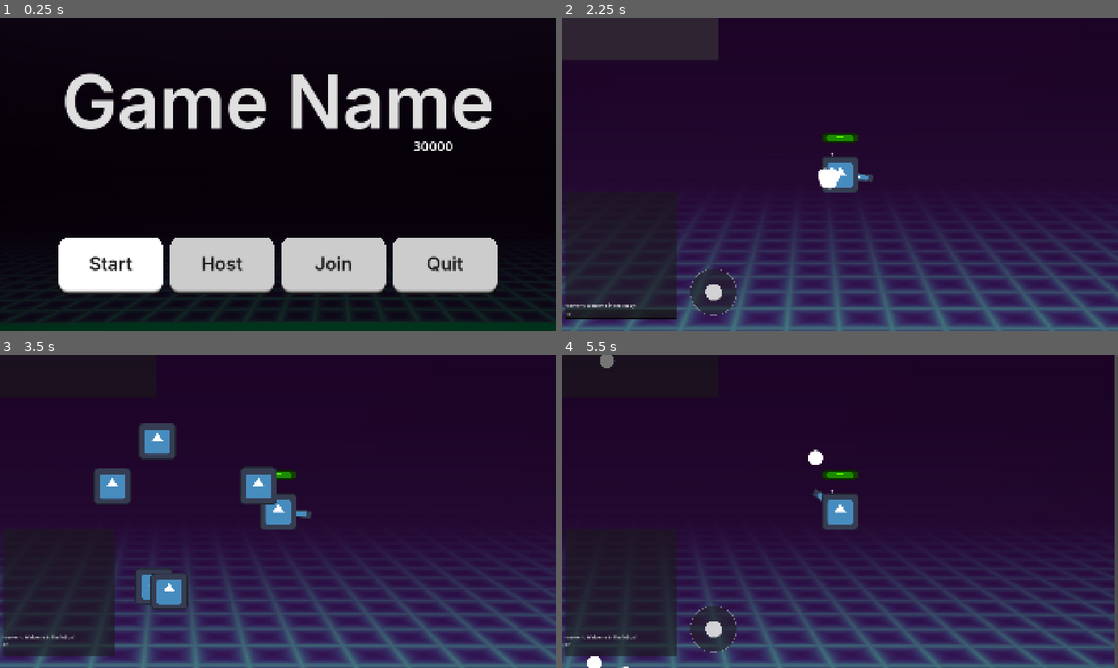
Above: before the commit, frames 1-4 (two rows, left to right).
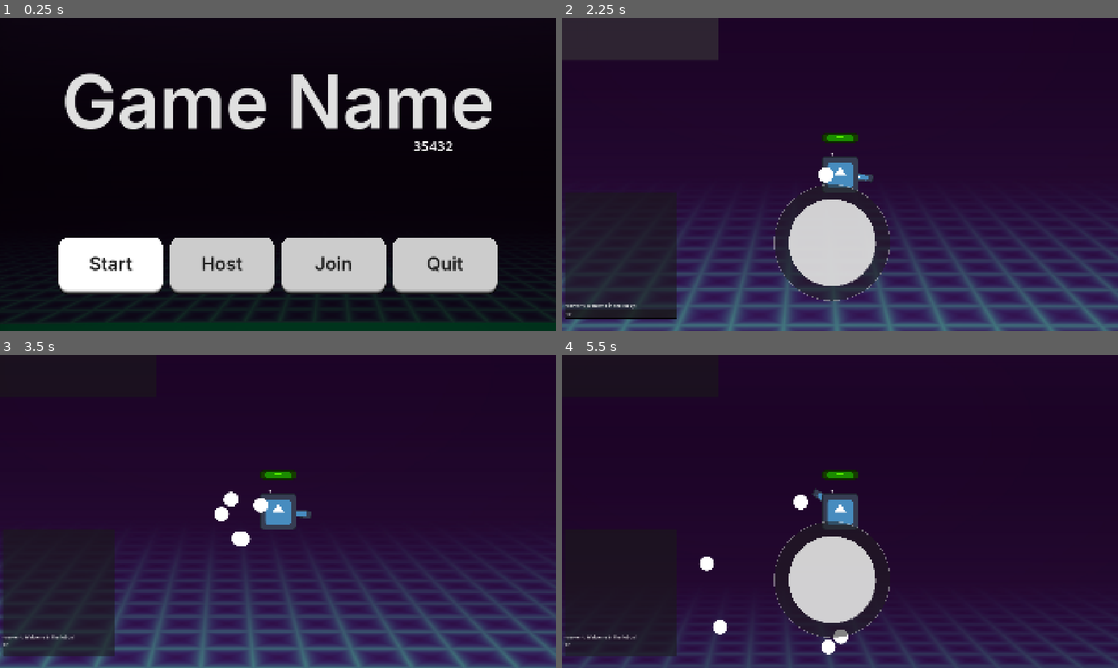
Above: after the commit, the same moments.

Repository: ThijmenDirks/something_new
Game: Godot game, scene res://root.tscn
Two runs of this game, one before a commit and one after it. Both use one fixed random seed, a clock stepped at 60 frames per second and the inputs below. The engine's default icon, where the game draws it, is replaced by a stand-in: a white triangle on a blue panel in a dark square.
Inputs (mouse positions are in pixels of both pictures, inside the frame that each line leads up to):
- Up to frame 1 (0.25 s): no input
- Up to frame 2 (2.25 s): click "Start" at 0.5 s; click (623, 315) at 1.27 s; type "12" at 1.35 s; click (639, 39) at 2 s
- Up to frame 3 (3.5 s): tap Enter (ui_accept) at 2.75, 3.02 s; move the mouse to (400, 495) at 2.77 s; hold Right (right_1) from 2.78 s (still down); tap T (enter_chat) at 2.85 s; click (400, 495) at 2.92 s
- Up to frame 4 (5.5 s): release Right (right_1) at 3.5 s; drag from (728, 527) to (812, 574) at 3.52 s; move the mouse to (895, 442) at 4.27 s; hold Right (right_1) 4.28-5 s; tap 2 (use_ability_2) at 4.35 s; drag from (812, 574) to (673, 464) at 5.02 s

The runs differ from the first frame. In frame 1, 0.1% of the frame differs, in the area x 75-82%, y 39-43%; in frame 2, 11%; in frame 3, 13%; in frame 4, 20%, in the area x 0-100%, y 0-100%.
Error in both runs: Invalid access to property or key 'chat' on a base object of type 'CharacterBody2D (shadow_clone.gd)'. (res://player/player.gd:185)

Commit message:
port-forwarded at O&O
- port-forwarded at O&O to see if i can join on my phone

Diff:
--- a/autoloads/network_manager.gd
+++ b/autoloads/network_manager.gd
@@ -1,4 +1,7 @@
 extends Node
+#O&O reserved IP: 192.168.2.8
+# "home" reserved IP: idk
+
 
 # Autoload named Network Manager
 
@@ -7,8 +10,8 @@
 signal player_disconnected(peer_id)
 signal server_disconnected
 
-const PORT = 35_000
-const DEFAULT_SERVER_IP = "127.0.0.1" # IPv4 localhost, replace with server
+var PORT = 35432#35_000
+var DEFAULT_SERVER_IP = "192.168.2.8"#"127.0.0.1" # IPv4 localhost, replace with server
 const MAX_CONNECTIONS = 5
 
 # This will contain player info for every player,
--- a/player/interface.tscn
+++ b/player/interface.tscn
@@ -61,24 +61,30 @@
 offset_bottom = 146.0
 
 [node name="Control" type="Control" parent="." unique_id=1684255827]
-custom_minimum_size = Vector2(160, 160)
+custom_minimum_size = Vector2(400, 400)
 layout_mode = 3
 anchors_preset = 15
 anchor_right = 1.0
 anchor_bottom = 1.0
 offset_left = 440.0
-offset_top = 855.0
-offset_right = -1313.0
+offset_top = 514.0
+offset_right = -495.0
 offset_bottom = -44.0
 grow_horizontal = 2
 grow_vertical = 2
-pivot_offset = Vector2(83.5, 90.5)
+pivot_offset = Vector2(492.5, 261)
 mouse_filter = 2
 script = ExtResource("4_mtnh6")
+joystick_radius = 200.0
+thumb_radius = 150.0
+deadzone = 0.2
 action_left = &"left_1"
 action_right = &"right_1"
 action_up = &"up_1"
 action_down = &"down_1"
+region_x = 400.0
+region_y = 430.0
+region_w = 1076.0
 "Colors - D-Pad" = null
 "Textures - D-Pad" = null
 Cardinals = null
--- a/root.gd
+++ b/root.gd
@@ -18,6 +18,7 @@
 		port = 30_000
 	else:
 		port = 40_000
+	port = 35432
 
 	$MainMenuStuff/Port.text = str(port)
 	players_joined_label.visible = false
